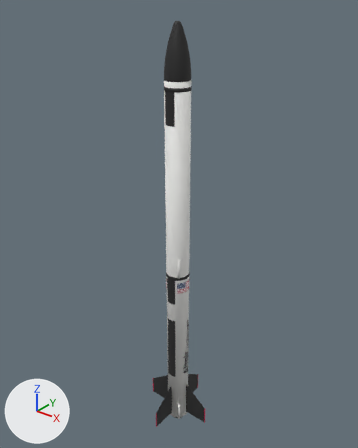
A saved change to the glTF model frontend/public/models/finrocket.glb.
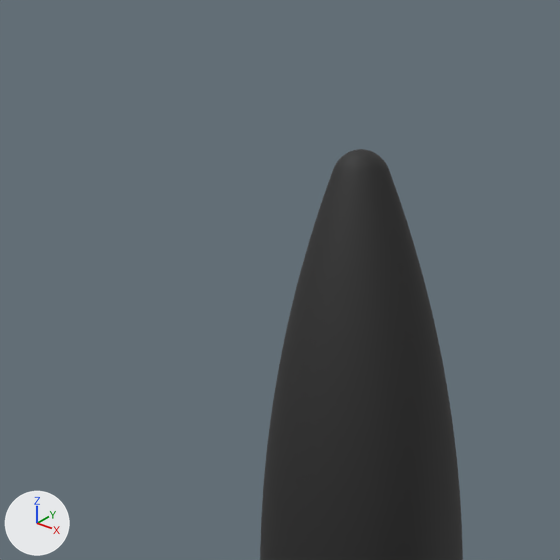
There are two pictures of each version: one whole from a 50 mm camera at (0.654, -0.814, 1.092) aimed at (-0.018, 0.026, 0.571), one close up on the part from 36% to 57% of the width and 0% to 17% of the height. Arrows for +X, +Y and +Z are at lower left; the lights stay in place. The older version's two pictures come first. Where no turn or scale is listed for an object, it has been applied to the vertices. Vertices at exactly the same position are counted once.

Objects in the first close-up: 'nose'.
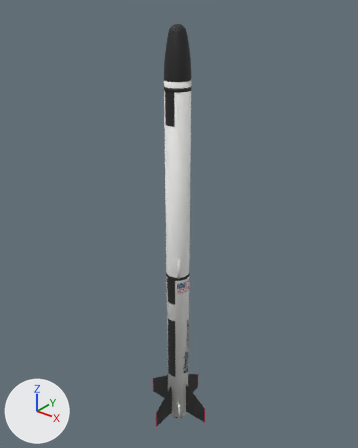
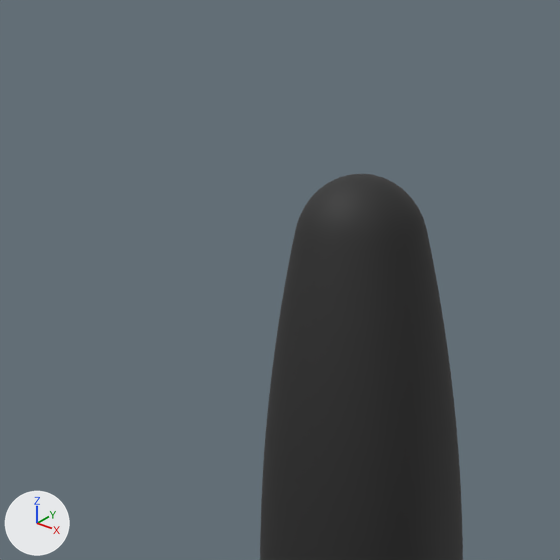
What differs and where, as boxes [x1, y1, x2, y2] in the close-ups (560 x 560 px):
'nose', reshaped, moved, rescaled: before [260, 149, 463, 560]; after [260, 174, 463, 560]

Diff of the bpy script that builds the scene:
```diff
--- a/frontend/public/models/finrocket.glb.py
+++ b/frontend/public/models/finrocket.glb.py
@@ me_nose @@
 # used by ob_nose; location = (0.0, 0.0, 0.9707); scale = (0.0563, 0.0563, 0.0563)
-me_nose.from_pydata(...)  # 2050 vertices, 4096 faces; spans x -0.5..0.5, y -0.5..0.5, z -1.0..1.0
+me_nose.from_pydata(...)  # 2050 vertices, 4096 faces; spans x -0.53..0.53, y -0.53..0.53, z -1.0..1.0
+# me_nose part 1: 2048 of 2050 vertices moved; they spanned x -0.5..0.5, y -0.5..0.5, z -1.0..1.0 and now span x -0.53..0.53, y -0.53..0.53, z -1.0..1.0; mean shift (0.0, 0.0, -0.08); largest move (-0.08, 0.1, 0.91) -> (-0.21, 0.25, 0.74)
 me_nose.materials.append(mat_black)
@@ ob_nose @@
 ob_nose = bpy.data.objects.new('nose', me_nose)
-ob_nose.location = (0.0, 0.0, 0.9707)
-ob_nose.scale = (0.0563, 0.0563, 0.0563)
+ob_nose.location = (0.0, 0.0, 0.9677)
+ob_nose.scale = (0.0533, 0.0533, 0.0533)
```
